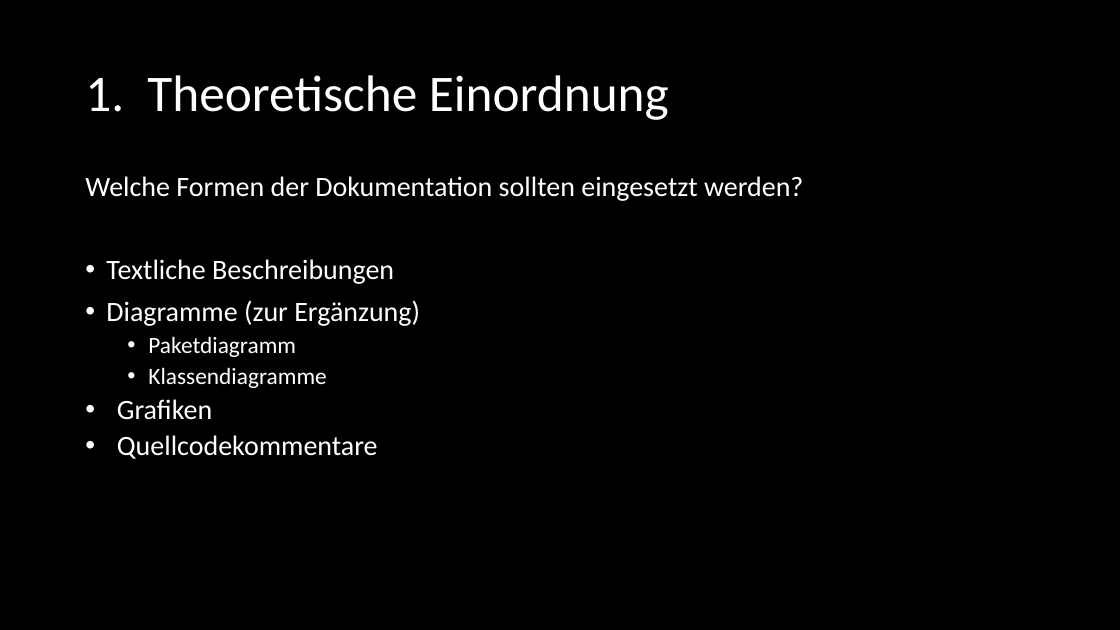
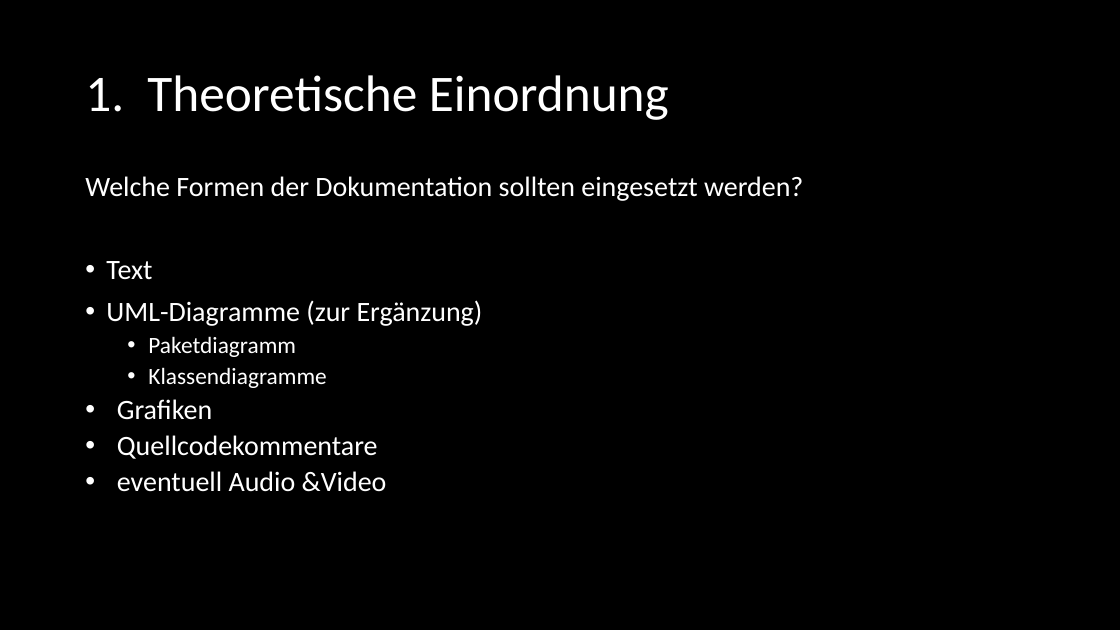
Before and after one commit to SE-Beleggruppe/Beleg_Planung, a slide deck: slide 6 of Präsentation/Felix - Dokumentation/SE_Dokumentation.pptx. Drawn at 1120x630 pixels with LibreOffice and Linux fonts; fonts in the diff are those of the drawing. Boxes give left, top, right and bottom in pixels: in the first picture for what was removed or moved away, otherwise in the second. Text is boxed around its words. In the diff, an @@ line names an element or a change of style, - is before the commit and + after.

```diff
--- a/Präsentation/Felix - Dokumentation/SE_Dokumentation.pptx
+++ b/Präsentation/Felix - Dokumentation/SE_Dokumentation.pptx
@@ text at bbox=[106, 261, 483, 326]: text changed @@
-• Textliche Beschreibungen
-• Diagramme (zur Ergänzung)
+• Text
+• UML-Diagramme (zur Ergänzung)
@@ text at bbox=[117, 471, 387, 492]: paragraph added @@
+  • eventuell Audio &Video
```
Also in this commit, not shown: 6 other slides changed, 2 slides added, 1 slide removed, 1 other file.
